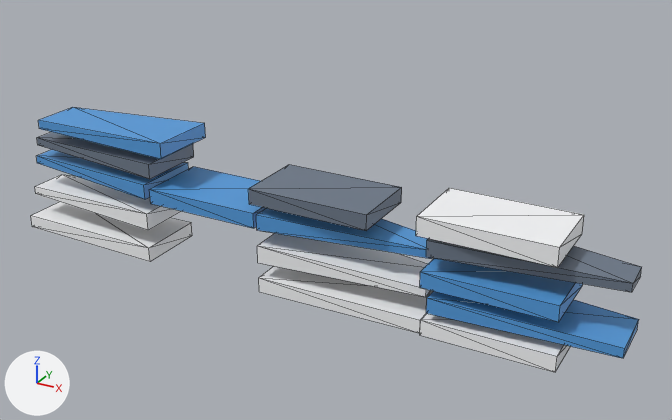
The glTF model public/studio/v2.15.0/d_bullettrain/model.glb: old version first, new version second.
Camera for both pictures: a 50 mm camera at (8.17, -11.63, 7.5) aimed at (1.66, 0.2, 1.58). The lights are fixed; the arrows at lower left show +X, +Y and +Z. The older version comes first. Mesh edges are drawn as thin lines. Where no turn or scale is listed for an object, it has been applied to the vertices.

Names of what the first picture shows: 'part0', 'part1', 'part10', 'part11', 'part13', 'part14', 'part2', 'part3', 'part4', 'part5', 'part6', 'part7', 'part8', 'part9' and 1 more.
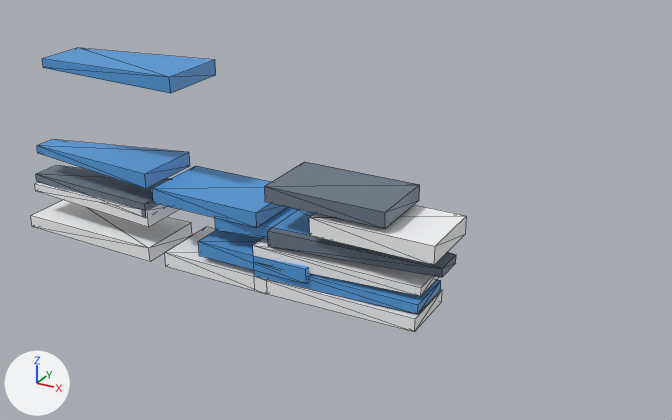
Location of each change, (x1, y1, x2, y2) in pixels of the pictures (672 x 420 px):
'part7', moved
    before: (416, 188, 584, 268)
    after: (309, 205, 467, 265)
'part13', moved
    before: (38, 107, 206, 159)
    after: (42, 48, 216, 93)
'part3', moved
    before: (426, 291, 639, 358)
    after: (254, 270, 441, 314)
'part8', moved
    before: (420, 258, 583, 322)
    after: (198, 230, 310, 284)
'part6', moved
    before: (248, 164, 402, 231)
    after: (265, 162, 420, 229)
'part1', moved
    before: (426, 239, 642, 292)
    after: (268, 228, 456, 277)
'part9', moved
    before: (420, 313, 571, 372)
    after: (165, 227, 268, 294)
'part11', moved
    before: (37, 132, 194, 179)
    after: (36, 165, 170, 218)
'part10', moved
    before: (36, 150, 188, 200)
    after: (37, 139, 190, 189)
'part0', moved
    before: (256, 208, 432, 259)
    after: (215, 207, 315, 239)

The edits, one by one:
me_geometry_0 is used by ob_part0; location (0.0, 0.0, 0.0).
me_geometry_0 had 8 vertices, 12 faces and spanned x 0.68..3.48, y -0.6..0.6, z 1.34..1.6.
me_geometry_0 now has 8 vertices, 12 faces and spans x -0.11..2.69, y -0.6..0.6, z 1.16..1.42.
me_geometry_0 part 1: the whole mesh is moved by (-0.8, 0.0, -0.18).
me_geometry_1 is used by ob_part1; location (0.0, 0.0, 0.0).
me_geometry_1 had 8 vertices, 12 faces and spanned x 3.57..6.37, y -0.6..0.6, z 1.57..1.83.
me_geometry_1 now has 8 vertices, 12 faces and spans x 0.89..3.69, y -0.6..0.6, z 1.11..1.37.
me_geometry_1 part 2: the whole mesh is moved by (-2.68, 0.0, -0.46).
me_geometry_3 is used by ob_part3; location (0.0, 0.0, 0.0).
me_geometry_3 had 8 vertices, 12 faces and spanned x 3.6..6.4, y -0.6..0.6, z 0.65..0.91.
me_geometry_3 now has 8 vertices, 12 faces and spans x 0.6..3.4, y -0.6..0.6, z 0.5..0.76.
me_geometry_3 part 3: the whole mesh is moved by (-3.0, 0.0, -0.15).
me_geometry_6 is used by ob_part6; location (0.0, 0.0, 0.0).
me_geometry_6 had 8 vertices, 12 faces and spanned x 0.56..2.61, y -0.6..0.6, z 1.76..2.02.
me_geometry_6 now has 8 vertices, 12 faces and spans x 0.86..2.91, y -0.6..0.6, z 1.86..2.12.
me_geometry_6 part 4: the whole mesh is moved by (0.3, 0.0, 0.1).
me_geometry_7 is used by ob_part7; location (0.0, 0.0, 0.0).
me_geometry_7 had 8 vertices, 12 faces and spanned x 3.39..5.44, y -0.6..0.6, z 1.86..2.16.
me_geometry_7 now has 8 vertices, 12 faces and spans x 1.64..3.69, y -0.6..0.6, z 1.46..1.76.
me_geometry_7 part 5: the whole mesh is moved by (-1.75, 0.0, -0.39).
me_geometry_8 is used by ob_part8; location (0.0, 0.0, 0.0).
me_geometry_8 had 8 vertices, 12 faces and spanned x 3.48..5.53, y -0.6..0.6, z 1.05..1.31.
me_geometry_8 now has 8 vertices, 12 faces and spans x -0.48..1.57, y -0.6..0.6, z 0.61..0.87.
me_geometry_8 part 6: the whole mesh is moved by (-3.97, 0.0, -0.44).
me_geometry_9 is used by ob_part9; location (0.0, 0.0, 0.0).
me_geometry_9 had 8 vertices, 12 faces and spanned x 3.51..5.56, y -0.6..0.6, z 0.26..0.52.
me_geometry_9 now has 8 vertices, 12 faces and spans x -1.21..0.84, y -0.6..0.6, z 0.24..0.5.
me_geometry_9 part 7: the whole mesh is moved by (-4.72, 0.0, -0.02).
me_geometry_10 is used by ob_part10; location (0.0, 0.0, 0.0).
me_geometry_10 had 8 vertices, 12 faces and spanned x -4.38..-1.53, y -0.6..0.6, z 1.4..1.66.
me_geometry_10 now has 8 vertices, 12 faces and spans x -4.34..-1.49, y -0.6..0.6, z 1.61..1.87.
me_geometry_10 part 8: the whole mesh is moved by (0.04, 0.0, 0.21).
me_geometry_11 is used by ob_part11; location (0.0, 0.0, 0.0).
me_geometry_11 had 8 vertices, 12 faces and spanned x -4.24..-1.39, y -0.6..0.6, z 1.8..2.06.
me_geometry_11 now has 8 vertices, 12 faces and spans x -4.4..-1.55, y -0.6..0.6, z 1.06..1.32.
me_geometry_11 part 9: the whole mesh is moved by (-0.16, 0.0, -0.74).
me_geometry_13 is used by ob_part13; location (0.0, 0.0, 0.0).
me_geometry_13 had 8 vertices, 12 faces and spanned x -3.97..-1.12, y -0.6..0.6, z 2.2..2.46.
me_geometry_13 now has 8 vertices, 12 faces and spans x -3.68..-0.83, y -0.6..0.6, z 3.34..3.6.
me_geometry_13 part 10: the whole mesh is moved by (0.29, 0.0, 1.14).
